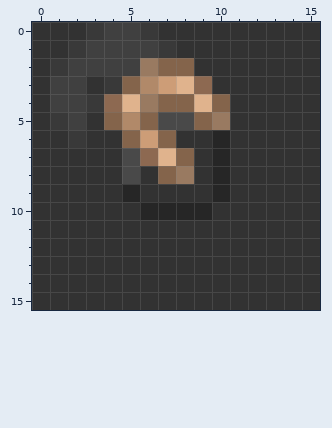
Pixel-art sprite -- tnt_top.png. The picture above is the old version.
The file is 16x16 pixels. Colours within 5 levels of each other are drawn and written as one.
The result:
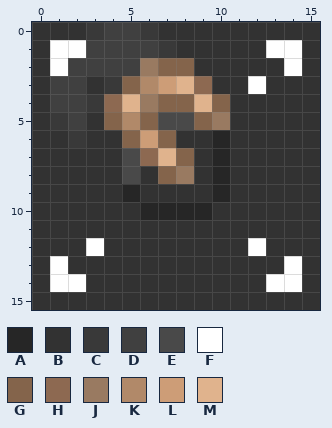
Palette (. is transparent): A #262626  B #323232  C #393939  D #404040  E #494949  F #ffffff  G #84644b  H #8d6951  J #997a61  K #b18969  L #cd9d77  M #e0b38d
Diff:
The author changed colour B to colour F in row 1 at x 1 and 13 to 14; in row 2 at x 14; in row 3 at x 12; in row 12 at x 3 and 12; in row 13 at x 1 and 14; in row 14 at x 1 to 2 and 13 to 14.
The author changed colour C to colour F in row 1 at x 2; in row 2 at x 1.
Where, in picture pixels (left, top, right, bottom), the same in both pictures:
changed: (50, 40, 86, 76)
changed: (248, 40, 302, 94)
changed: (50, 238, 104, 292)
changed: (248, 238, 302, 292)
